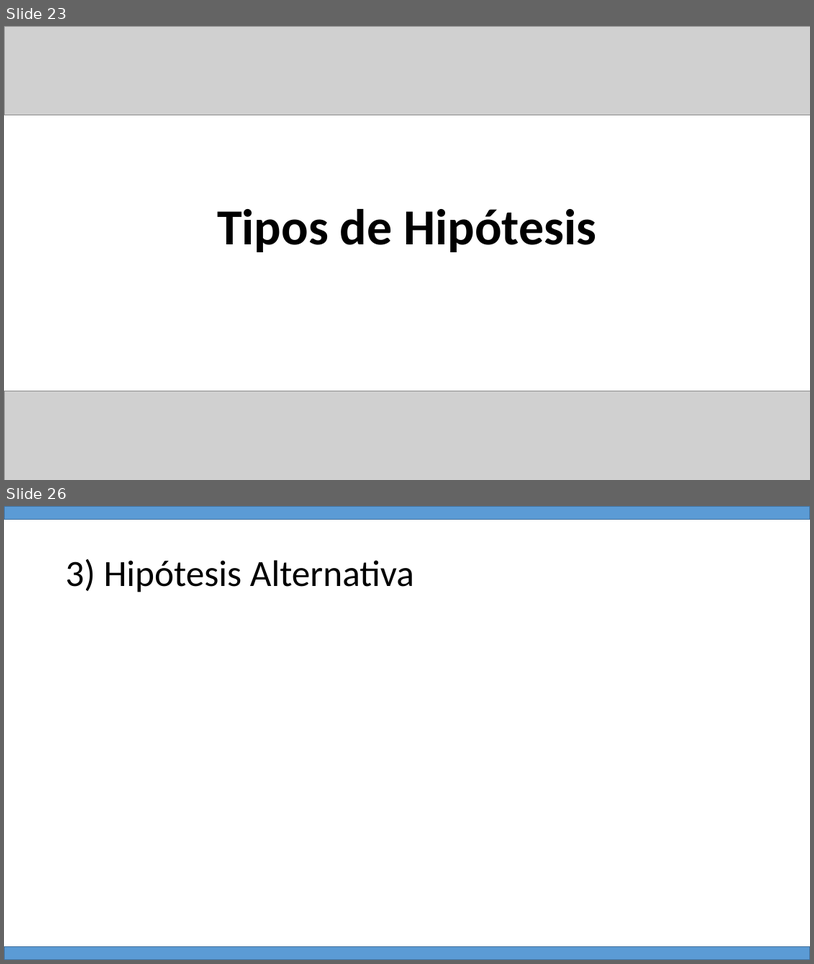
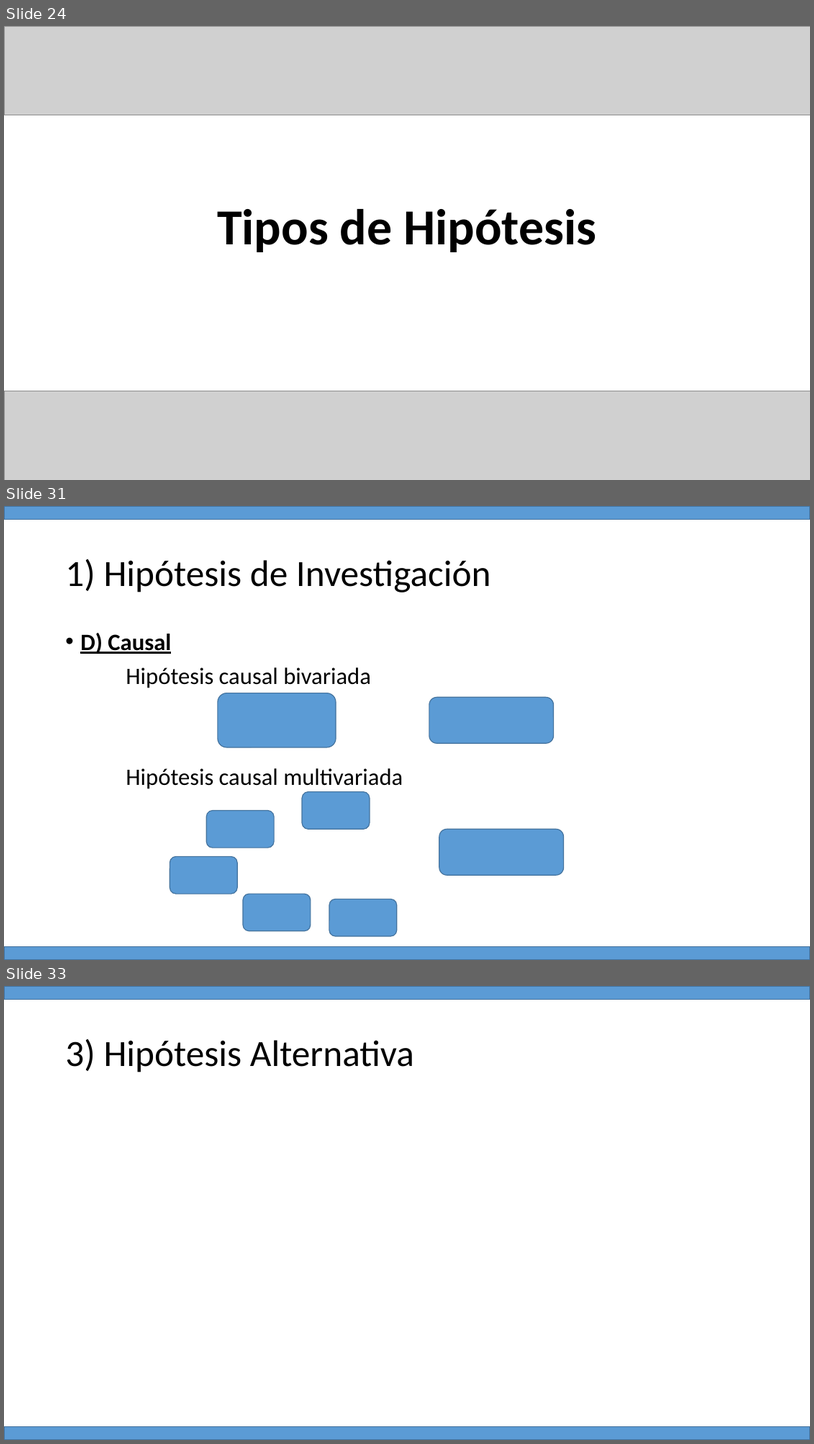
Before and after one commit to Adrifelcha/afchavez-019, a slide deck: JeanPiaget/ClaseMuestra/Hipotesis_Variables.pptx. Shown one above the other, each under a label of ours: slides 23 and 26 before the commit, slides 24, 31 and 33 after it; the slides between them are not shown. The pictures are 814x964 and 814x1444 pixels, drawn with LibreOffice and Linux fonts; fonts in the diff are those of the drawing; grey boxes stand for pictures. Boxes give left, top, right and bottom in pixels: in the first picture for what was removed or moved away, otherwise in the second. Text is boxed around its words. In the diff, an @@ line names an element or a change of style, - is before the commit and + after.

```diff
--- a/JeanPiaget/ClaseMuestra/Hipotesis_Variables.pptx
+++ b/JeanPiaget/ClaseMuestra/Hipotesis_Variables.pptx
@@ slide 31 added at [4,506,810,960], background #FFFFFF @@
@@ rectangle added at [4,506,810,519], fill #5B9BD5, outline #43739E 1 pt @@
@@ title added at [65,559,491,592], 44 pt, text #000000 @@
+1) Hipótesis de Investigación
@@ text added at [80,633,403,789], 28 pt, text #000000 @@
+• D) Causal
+Hipótesis causal bivariada
+Hipótesis causal multivariada
@@ rounded rectangle added at [218,693,335,747], fill #5B9BD5, outline #43739E 1 pt @@
@@ rounded rectangle added at [430,698,554,743], fill #5B9BD5, outline #43739E 1 pt @@
@@ rounded rectangle added at [302,792,370,829], fill #5B9BD5, outline #43739E 1 pt @@
@@ rounded rectangle added at [206,811,275,848], fill #5B9BD5, outline #43739E 1 pt @@
@@ rounded rectangle added at [440,829,564,875], fill #5B9BD5, outline #43739E 1 pt @@
@@ rounded rectangle added at [170,856,237,894], fill #5B9BD5, outline #43739E 1 pt @@
@@ rounded rectangle added at [243,894,311,932], fill #5B9BD5, outline #43739E 1 pt @@
@@ rounded rectangle added at [329,898,397,936], fill #5B9BD5, outline #43739E 1 pt @@
@@ rectangle added at [4,947,810,960], fill #5B9BD5, outline #43739E 1 pt @@
@@ what was slide 23 is now slide 24 @@
@@ what was slide 26 is now slide 33 @@
```
Also in this commit, not shown: 2 slides changed, 6 other slides added, 1 slide removed.
